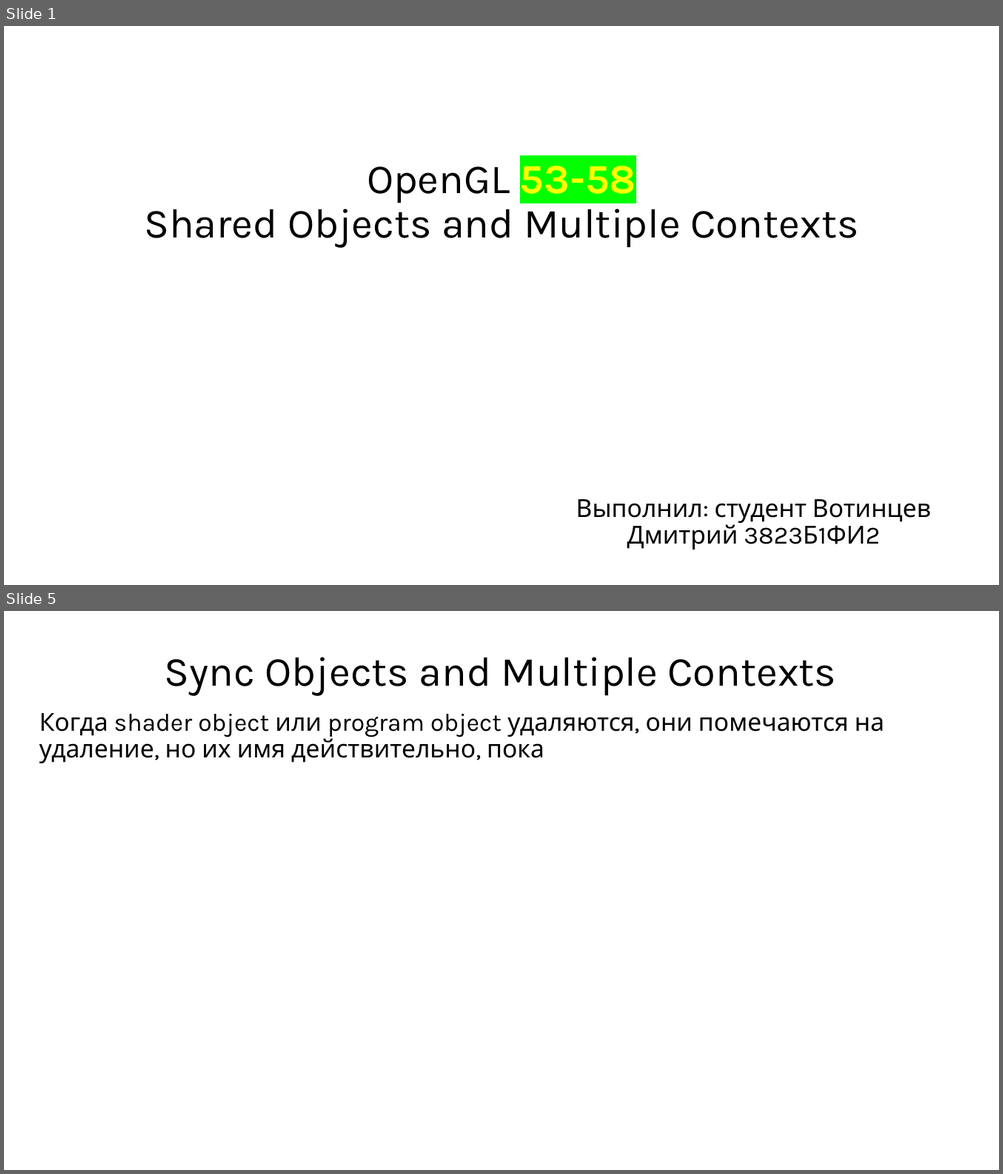
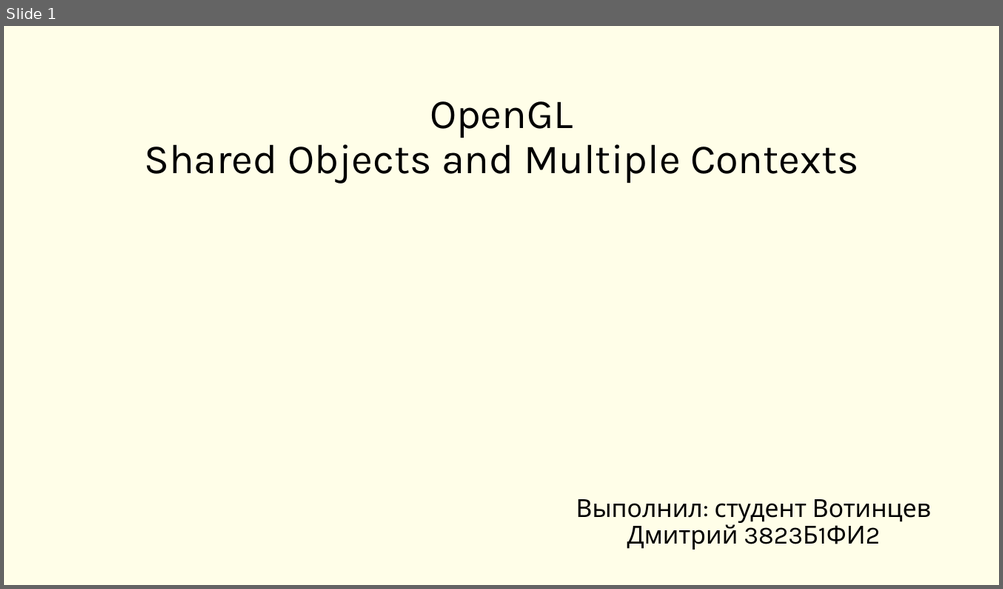
Before and after one commit to DimaVotincev/Graphic, a slide deck: OpenGl.pptx. Shown one above the other, each under a label of ours: slides 1 and 5 before the commit, slide 1 after it; the slides between them are not shown. The pictures are 1003x1174 and 1003x589 pixels, drawn with LibreOffice and Linux fonts; fonts in the diff are those of the drawing. Boxes give left, top, right and bottom in pixels: in the first picture for what was removed or moved away, otherwise in the second. Text is boxed around its words. In the diff, an @@ line names an element or a change of style, - is before the commit and + after.

```diff
--- a/OpenGl.pptx
+++ b/OpenGl.pptx
@@ slide 5 removed at bbox=[4, 611, 999, 1170], background #FFFFFF @@
@@ title removed at bbox=[165, 657, 836, 696] @@
-Sync Objects and Multiple Contexts
@@ subtitle removed at bbox=[40, 713, 884, 763] @@
-Когда shader object или program object удаляются, они помечаются на удаление, но их имя действительно, пока
@@ slide 1 changed as well @@
@@ background #FFFFFF to #FFFEE8 @@
@@ title at bbox=[144, 101, 858, 184]: text changed @@
-OpenGL 53-58
-Shared Objects and Multiple Contexts
+OpenGL
+Shared Objects and Multiple Contexts
```
Also in this commit, not shown: 3 other slides changed, 2 slides added.
